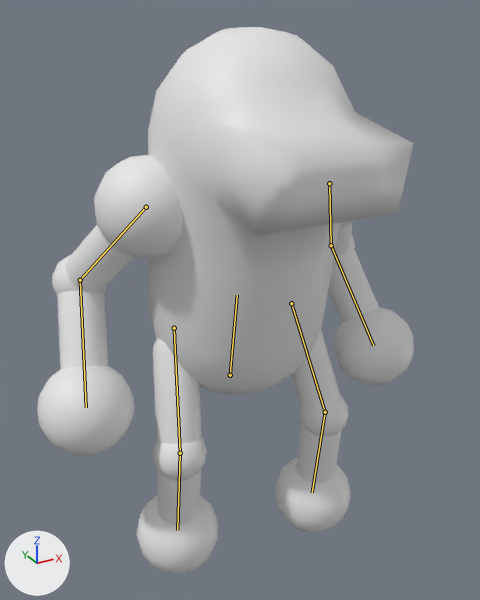
Renders of the glTF model models/giants/pill_giant/PillGiant.glb from each side of a commit.
One viewpoint serves both versions: a 50 mm lens placed at (-3.3, -5.75, 1.96), pointed at (-0.07, 0.11, -0.98). The lights are fixed; the arrows at lower left show +X, +Y and +Z. The older version comes first. Both versions are drawn at frame 127 of the action 'PUNCH'; the numbers are the values there. The bones that change are drawn over the model as lines.
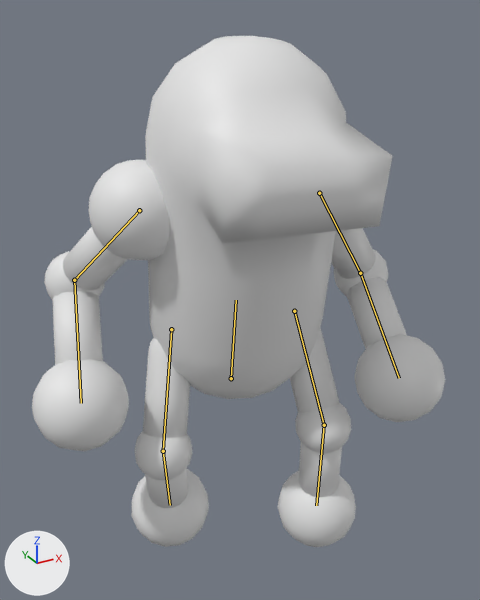
Where the change shows, as pixel boxes (x1, y1, x2, y2) in the pictures (480 x 600 px):
'Sphere.001', posed (10% wider, 7% shorter)
    before: (37, 27, 414, 574)
    after: (32, 36, 445, 547)
bone 'Body', root to tip
    before: (230, 375) to (237, 295)
    after: (231, 378) to (236, 300)
bone 'Thigh.L', root to tip
    before: (291, 303) to (325, 412)
    after: (294, 311) to (324, 425)
bone 'Calf.L', root to tip
    before: (325, 412) to (312, 492)
    after: (324, 425) to (316, 505)
bone 'Upperarm.L', root to tip
    before: (329, 183) to (331, 245)
    after: (319, 193) to (360, 273)
bone 'Forearm.L', root to tip
    before: (331, 245) to (373, 345)
    after: (360, 273) to (399, 378)
bone 'Thigh.R', root to tip
    before: (174, 328) to (180, 453)
    after: (171, 329) to (163, 451)
bone 'Calf.R', root to tip
    before: (180, 453) to (177, 530)
    after: (163, 451) to (170, 505)
bone 'Upperarm.R', root to tip
    before: (146, 207) to (80, 280)
    after: (139, 210) to (74, 280)
bone 'Forearm.R', root to tip
    before: (80, 280) to (86, 407)
    after: (74, 280) to (81, 403)

The edits, one by one:
Bone 'Body' (bone_body) moves from (0.01, -0.03, -0.01) to (0.04, -0.1, -0.02).
Bone 'Body' (bone_body) turns from (0, -2, 0) to (0, -10, 2) degrees about its own x, y and z.
Bone 'Thigh.L' (bone_thigh_l) turns from (7, -9, -35) to (4, -1, -41) degrees about its own x, y and z.
Bone 'Calf.L' (bone_calf_l) turns from (0, 0, 32) to (0, 0, 38) degrees about its own x, y and z.
Bone 'Upperarm.L' (bone_upperarm_l) moves from (0.0, 0.28, 0.01) to (-0.01, 0.14, 0.03).
Bone 'Upperarm.L' (bone_upperarm_l) turns from (27, 32, 79) to (4, 35, 60) degrees about its own x, y and z.
Bone 'Forearm.L' (bone_forearm_l) turns from (-73, -26, 10) to (-70, -19, 3) degrees about its own x, y and z.
Bone 'Thigh.R' (bone_thigh_r) turns from (8, 13, 34) to (12, 20, 33) degrees about its own x, y and z.
Bone 'Calf.R' (bone_calf_r) turns from (0, 0, -34) to (0, 0, -45) degrees about its own x, y and z.
Bone 'Upperarm.R' (bone_upperarm_r) turns from (33, -30, -82) to (30, -31, -76) degrees about its own x, y and z.
Bone 'Forearm.R' (bone_forearm_r) turns from (-75, 27, -11) to (-79, 20, -4) degrees about its own x, y and z.
